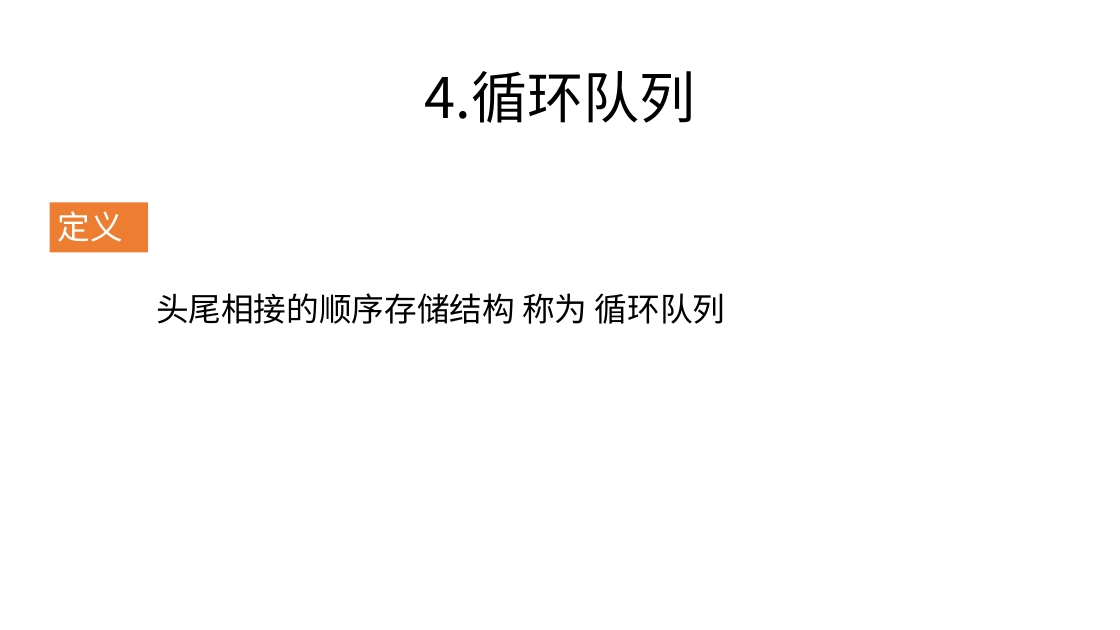
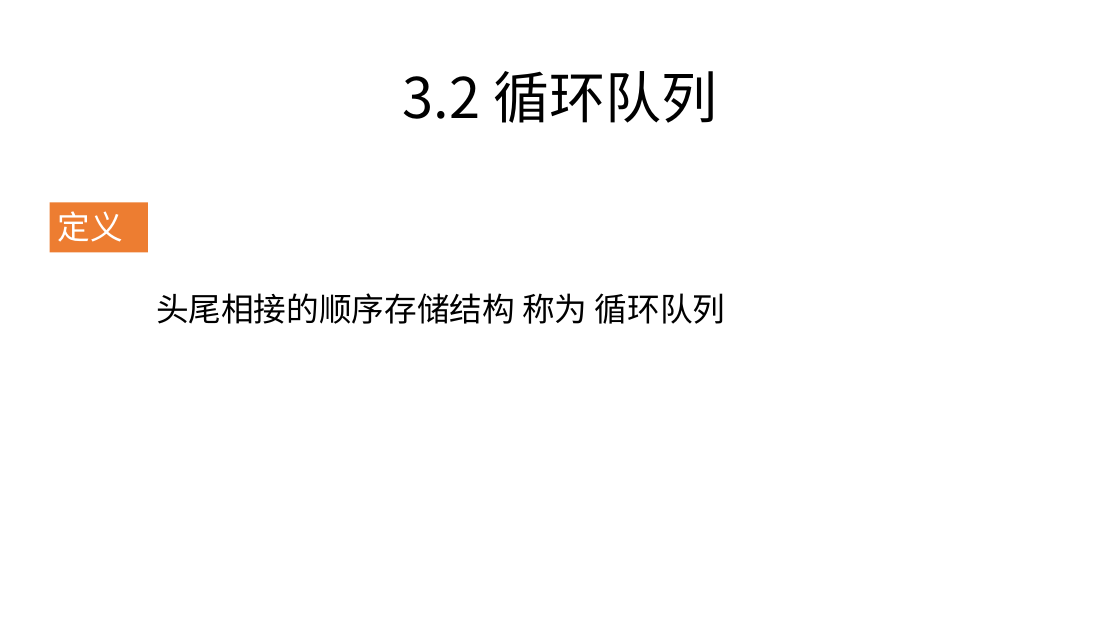
Before and after one commit to zjyesir/hmc_data_structure, a slide deck: slide 8 of ppt/3.2 队列.pptx. Drawn at 1120x630 pixels with LibreOffice and Linux fonts; fonts in the diff are those of the drawing; background and template pictures are left out. Boxes give left, top, right and bottom in pixels: in the first picture for what was removed or moved away, otherwise in the second. Text is boxed around its words. In the diff, an @@ line names an element or a change of style, - is before the commit and + after.

Commit message:
队列 ppt 思维导图

```diff
--- a/ppt/3.2 队列.pptx
+++ b/ppt/3.2 队列.pptx
@@ text at [403, 71, 717, 123]: text changed @@
-4.循环队列
+3.2 循环队列
```
Also in this commit, not shown: 8 other slides changed, 2 slides removed, 3 other files.
